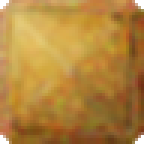
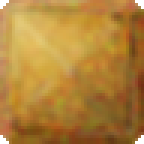
Layers edited between the first and the second w=144, h=144 image:
renamed "Floating Selection" to "Brownie", painted on it over [0, 0, 144, 144]
removed layer "New Layer" over [0, 0, 144, 144]
removed layer "Background" over [0, 0, 144, 144]
